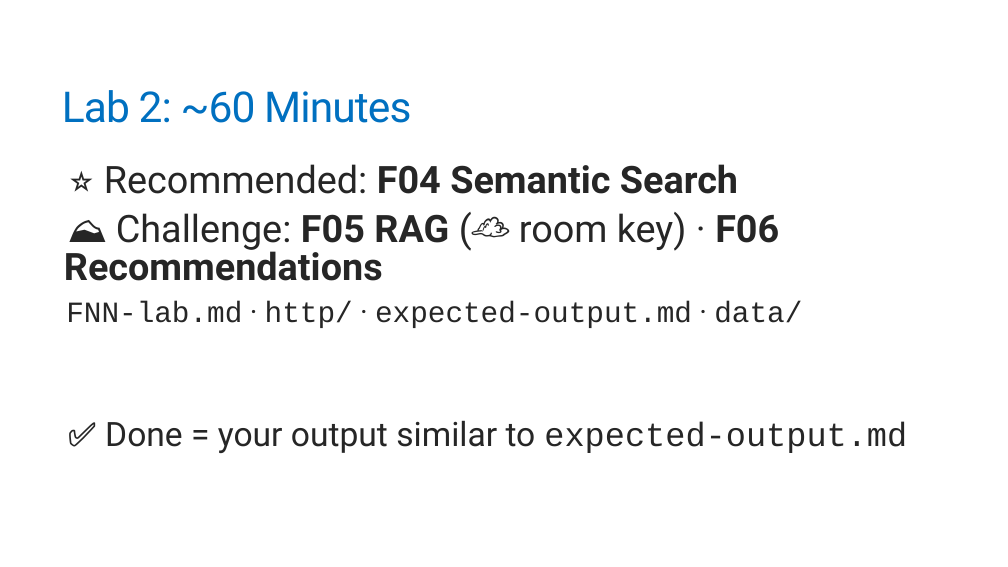
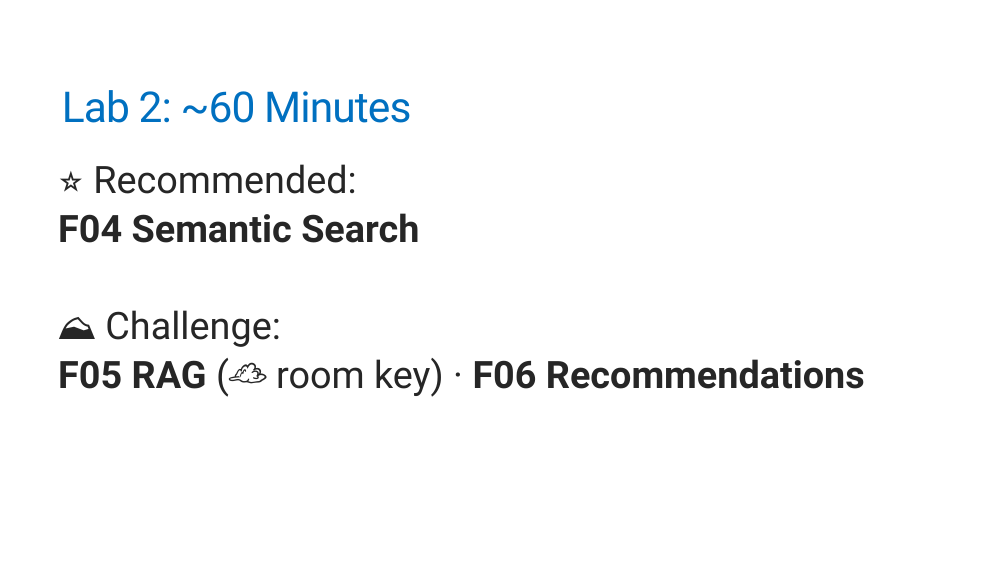
Before and after one commit to trailheadtechnology/10-ai-features-workshop, a slide deck: slide 36 of docs/slides/pptx/M2-finding.pptx. Drawn at 1008x567 pixels with LibreOffice and Linux fonts; fonts in the diff are those of the drawing. Boxes give left, top, right and bottom in pixels: in the first picture for what was removed or moved away, otherwise in the second. Text is boxed around its words. In the diff, an @@ line names an element or a change of style, - is before the commit and + after.

```diff
--- a/docs/slides/pptx/M2-finding.pptx
+++ b/docs/slides/pptx/M2-finding.pptx
@@ text at [58,164,865,397]: text changed; bold on @@
-  ⭐ Recommended: F04 Semantic Search
-  ⛰️ Challenge: F05 RAG (☁️ room key) · F06 Recommendations
-  FNN-lab.md · http/ · expected-output.md · data/
-  ✅ Done = your output similar to expected-output.md
+⭐ Recommended:
+F04 Semantic Search
+⛰️ Challenge:
+F05 RAG (☁️ room key) · F06 Recommendations
```
Also in this commit, not shown: 2 other slides changed, 16 other files.
